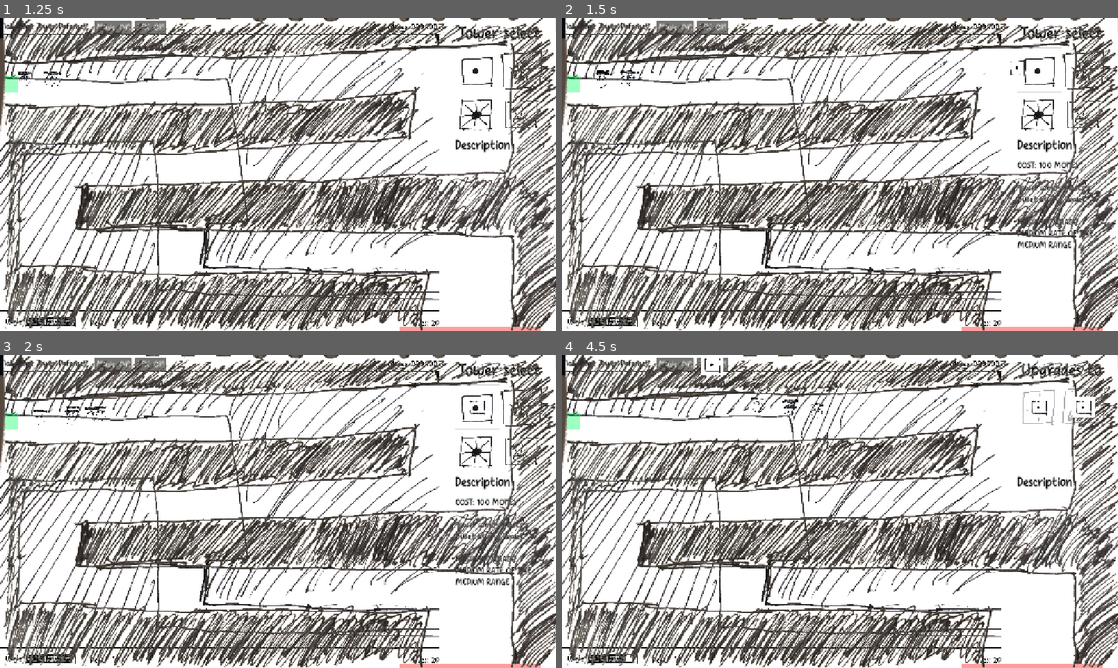
Above: before the commit, frames 1-4 (two rows, left to right).
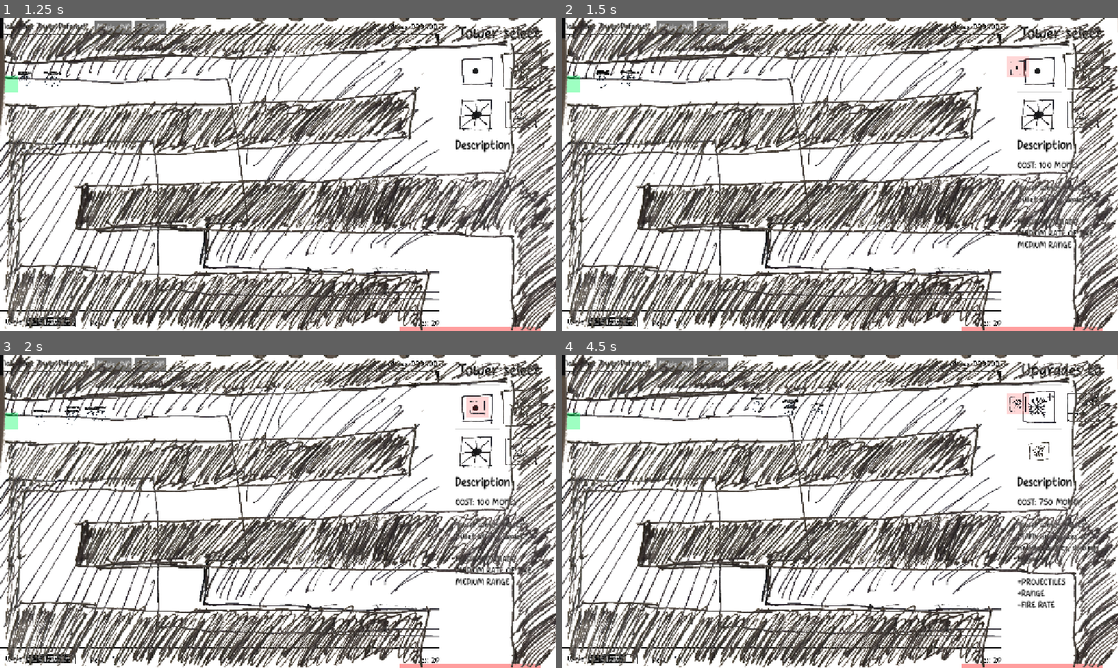
Above: after the commit, the same moments.

Repository: OzuYatamutsu/notebook-tower-defense
Game: Godot game, scene res://levels/level_cools.tscn
The game is run twice, just before and just after one commit, with the same random seed, the same clock (stepped at 60 frames per second) and the same inputs. This scene is started directly instead of the project's main scene.
Inputs (mouse positions are in pixels of both pictures, inside the frame that each line leads up to; where the layout moved, square brackets give the same spot in the first picture):
- Up to frame 1 (1.25 s): click "SFX: ON" at 0.5 s
- Up to frame 2 (1.5 s): click (1040, 71) at 1.25 s
- Up to frame 3 (2 s): no input
- Up to frame 4 (4.5 s): click (1084, 408) at 2 s; click (1040, 452) [1040, 408] at 2.75 s; click "SFX: ON" at 3.5 s; click (1040, 408) at 4.27 s

Frame 1 is identical in both runs. In frame 2, 0.2% of the frame differs, in the area x 80-84%, y 12-19%; in frame 3, 0.2%; in frame 4, 1.9%, in the area x 25-98%, y 0-81%.

Commit message:
Set shadow color

Diff:
--- a/components/tower_placement_shadow.gd
+++ b/components/tower_placement_shadow.gd
@@ -41,8 +41,12 @@
 
     # We should create the tower at the current location,
     # then deactivate the shadow.
-    spawn()
-    deactivate()
+    if !HoveringOverTower and IsHoveringOverWall:
+        spawn()
+        hide_shadow()
+        deactivate()
+    elif !IsHoveringOverWall:
+        print("Can't place tower (invalid area)")
 
 func activate(towerPath: String, tower: Tower) -> void:
     TOWER_TO_PLACE_PATH = towerPath
@@ -70,11 +74,31 @@
 func _on_area_entered(tower_or_wall: Area2D) -> void:
     if tower_or_wall is Tower:
         HoveringOverTower = tower_or_wall
+        if IsActive:
+            set_ng_state()
     elif tower_or_wall.is_in_group(GameState.WALLS_GROUP):
         IsHoveringOverWall = true
+        if IsActive:
+            set_ok_state()
 
 func _on_area_exited(tower_or_wall: Area2D) -> void:
     if tower_or_wall is Tower:
         HoveringOverTower = null
+        if IsActive:
+            set_ok_state()
     elif tower_or_wall.is_in_group(GameState.WALLS_GROUP):
         IsHoveringOverWall = false
+        if IsActive:
+            set_ng_state()
+
+func set_ok_state() -> void:
+    OK_SHADOW.visible = true
+    NG_SHADOW.visible = false
+
+func set_ng_state() -> void:
+    OK_SHADOW.visible = false
+    NG_SHADOW.visible = true
+
+func hide_shadow() -> void:
+    OK_SHADOW.visible = false
+    NG_SHADOW.visible = false
